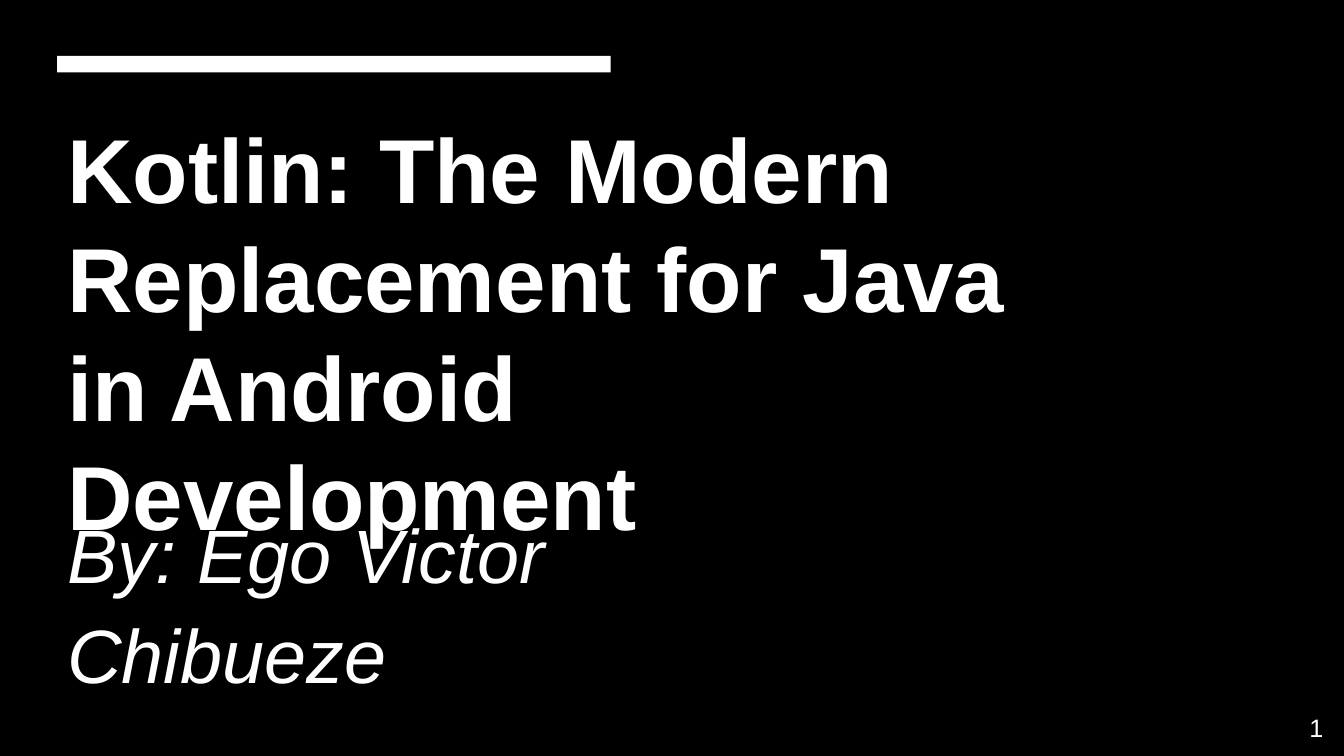
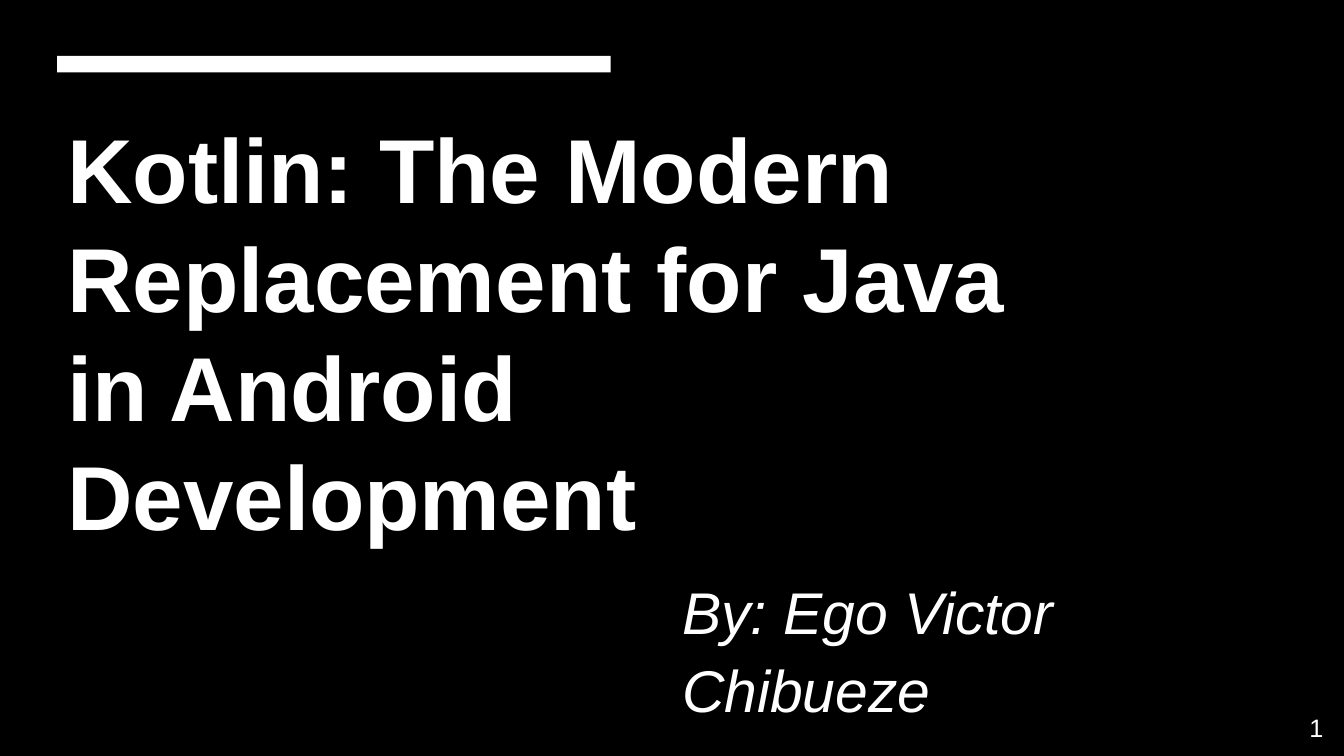
Before and after one commit to Egovictorc/dit, a slide deck: slide 1 of SUM_2025/Advanced_Programming/Kotlin_Java_Replacement_in_Android.pptx. Drawn at 1344x756 pixels with LibreOffice and Linux fonts; fonts in the diff are those of the drawing; background and template pictures are left out. Boxes give left, top, right and bottom in pixels: in the first picture for what was removed or moved away, otherwise in the second. Text is boxed around its words. In the diff, an @@ line names an element or a change of style, - is before the commit and + after.

```diff
--- a/SUM_2025/Advanced_Programming/Kotlin_Java_Replacement_in_Android.pptx
+++ b/SUM_2025/Advanced_Programming/Kotlin_Java_Replacement_in_Android.pptx
@@ subtitle "By: Ego Victor Chibueze" moved from (x1=67, y1=523, x2=545, y2=684) to (x1=682, y1=591, x2=1053, y2=713) @@
@@ subtitle "By: Ego Victor Chibueze" at (x1=682, y1=591, x2=1053, y2=713): size 54 to 42 pt @@
```
Also in this commit, not shown: 4 other slides changed, 4 slides added, 1 slide removed, 9 other files.
